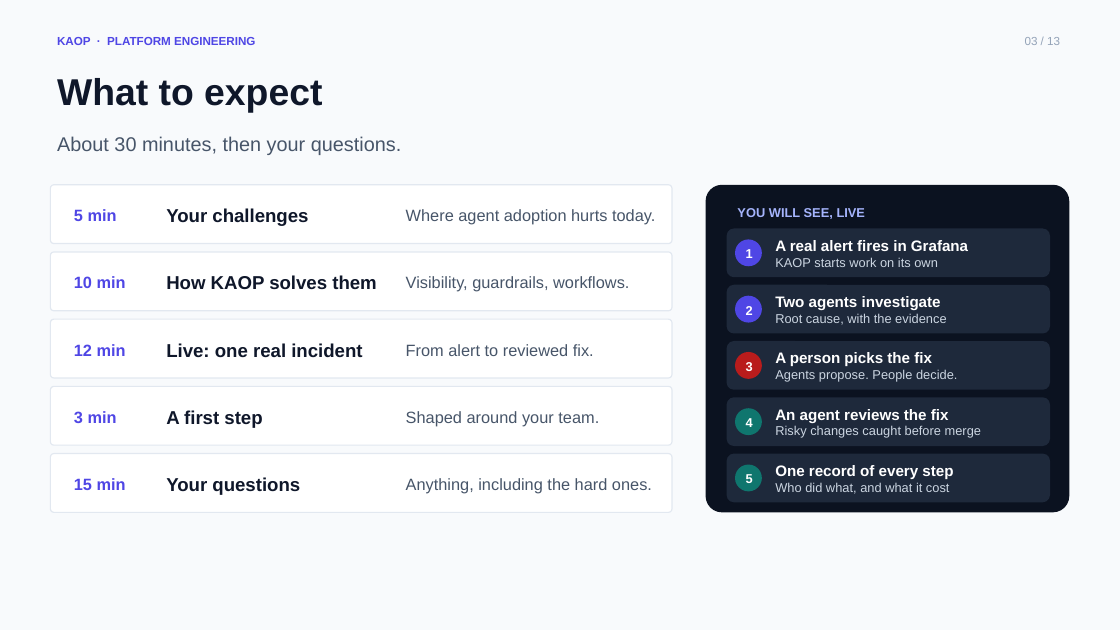
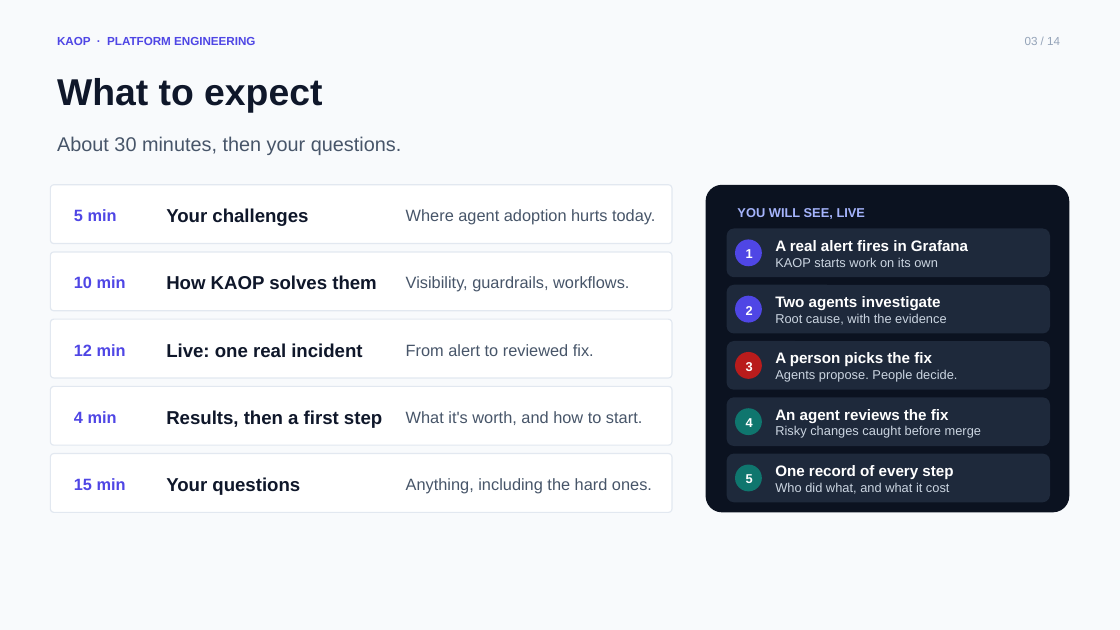
Before and after one commit to chizeni24/komodor-production-lab, a slide deck: slide 3 of docs/presentation/KAOP_Customer_Pitch.pptx. Drawn at 1120x630 pixels with LibreOffice and Linux fonts; fonts in the diff are those of the drawing. Boxes give left, top, right and bottom in pixels: in the first picture for what was removed or moved away, otherwise in the second. Text is boxed around its words. In the diff, an @@ line names an element or a change of style, - is before the commit and + after.

```diff
--- a/docs/presentation/KAOP_Customer_Pitch.pptx
+++ b/docs/presentation/KAOP_Customer_Pitch.pptx
@@ text at (x1=1025, y1=37, x2=1060, y2=45): text changed @@
-03 / 13
+03 / 14
@@ text at (x1=74, y1=411, x2=117, y2=423): text changed @@
-3 min
+4 min
@@ text at (x1=166, y1=410, x2=382, y2=428): text changed @@
-A first step
+Results, then a first step
@@ text at (x1=406, y1=411, x2=642, y2=425): text changed @@
-Shaped around your team.
+What it's worth, and how to start.
```
Also in this commit, not shown: 11 other slides changed, 1 slide added, 1 other file.
